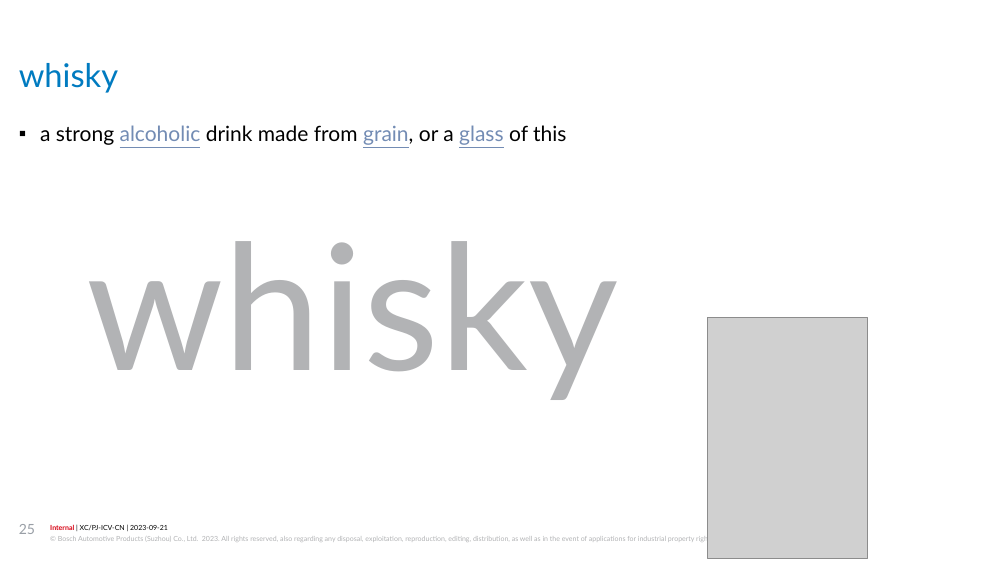
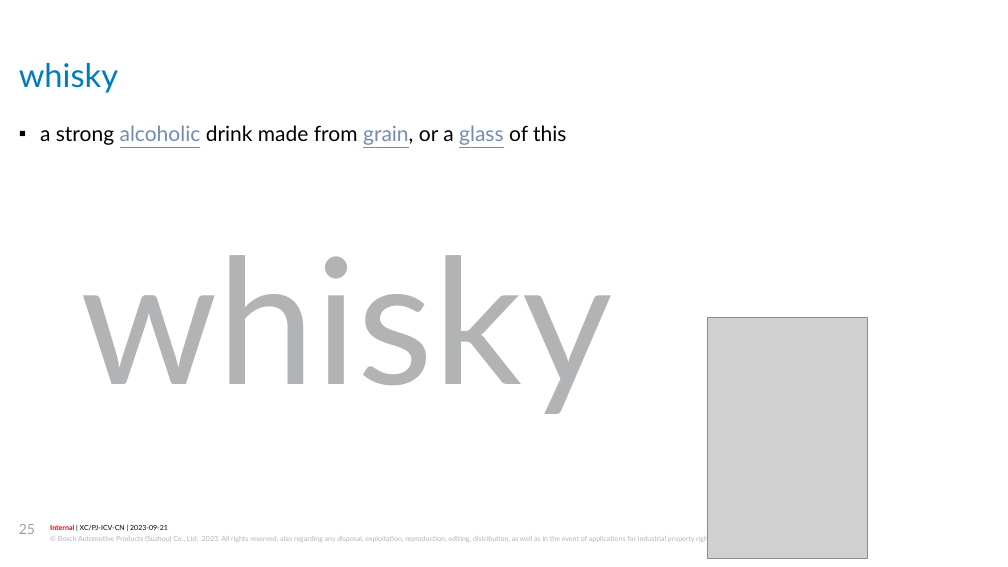
Before and after one commit to jiangyigithub/atomic-habit, a slide deck: slide 25 of longman 3000.pptx. Drawn at 1008x567 pixels with LibreOffice and Linux fonts; fonts in the diff are those of the drawing; grey boxes stand for pictures; background and template pictures are left out. Boxes give left, top, right and bottom in pixels: in the first picture for what was removed or moved away, otherwise in the second. Text is boxed around its words. In the diff, an @@ line names an element or a change of style, - is before the commit and + after.

```diff
--- a/longman 3000.pptx
+++ b/longman 3000.pptx
@@ text "whisky": place and size @@
-text "whisky" at <box>86,241,618,400</box>
+text "whisky" at <box>80,255,612,414</box>
```
Also in this commit, not shown: 10 other slides changed.
